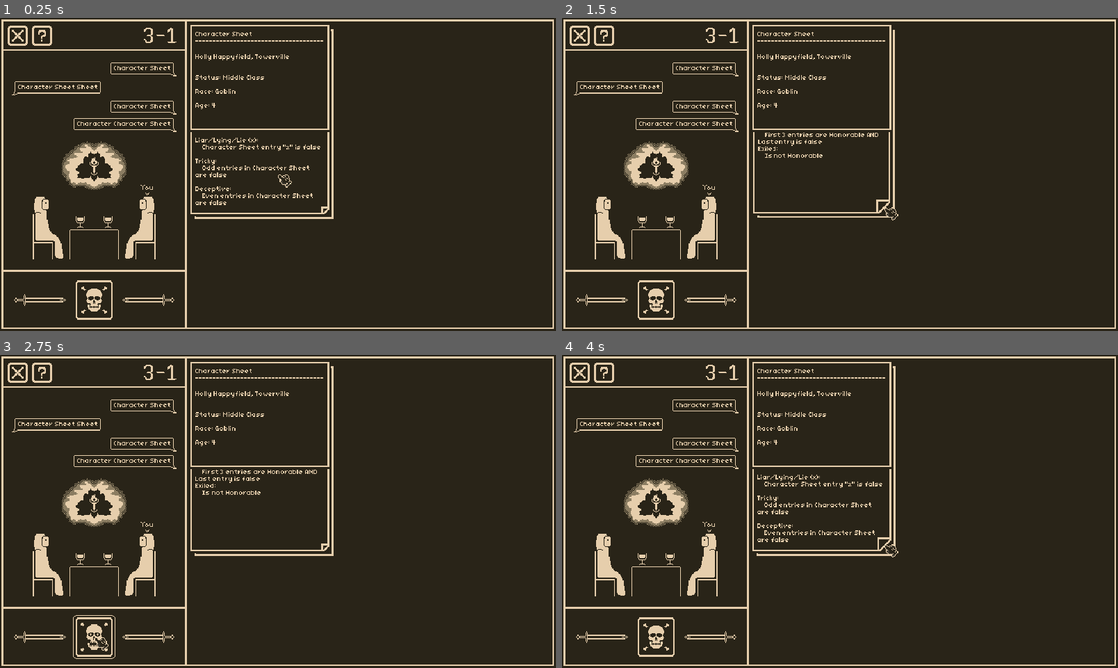
Above: before the commit, frames 1-4 (two rows, left to right).
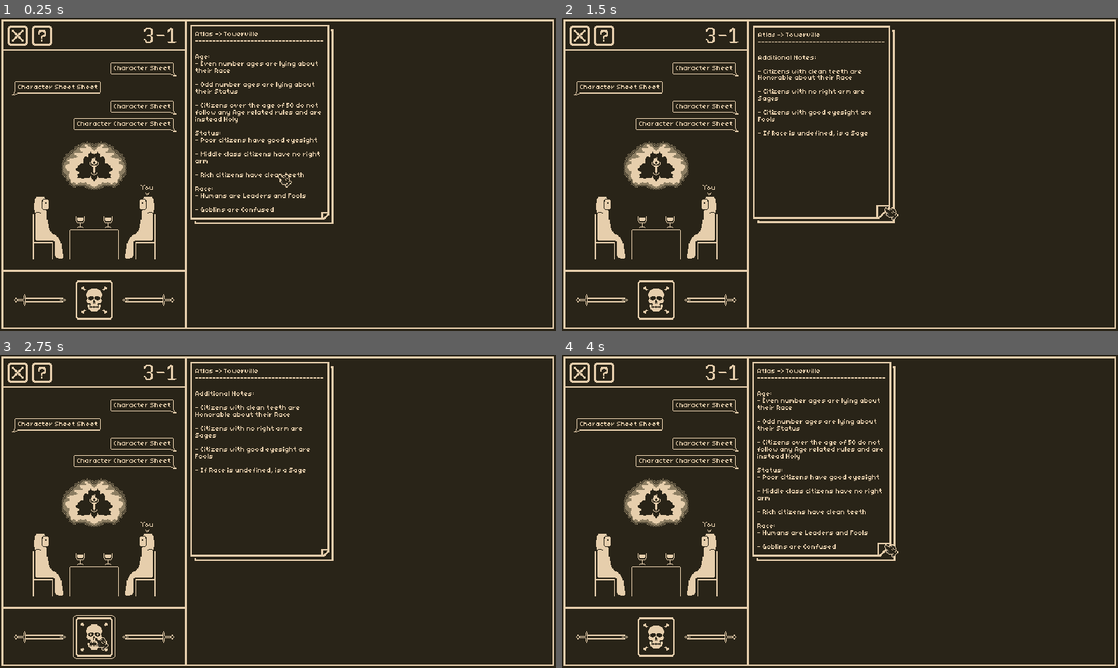
Above: after the commit, the same moments.

Repository: AdamRusv/poison-game
Game: Godot game, scene res://1_Scenes/0_Screens/gameplay.tscn
The game is run twice, just before and just after one commit, with the same random seed, the same clock (stepped at 60 frames per second) and the same inputs.
Inputs (mouse positions are in pixels of both pictures, inside the frame that each line leads up to):
- Up to frame 1 (0.25 s): no input
- Up to frame 2 (1.5 s): click (823, 118) at 0.52 s; click (884, 208) at 1.27 s
- Up to frame 3 (2.75 s): click (94, 636) at 2 s
- Up to frame 4 (4 s): click (823, 455) at 2.77 s; click (884, 545) at 3.52 s

The runs differ from the first frame. In frame 1, 2.1% of the frame differs, in the area x 34-60%, y 4-66%; in frame 2, 2.0%; in frame 3, 1.4%; in frame 4, 2.1%.

Commit message:
put in 3 characters

Diff:
--- a/1_Scenes/0_Screens/gameplay.tscn
+++ b/1_Scenes/0_Screens/gameplay.tscn
@@ -6,7 +6,8 @@
 [ext_resource type="Texture2D" uid="uid://cvg0nvvipe48r" path="res://0_Art/2_PNGs/placeholder mockup.png" id="3_82xv0"]
 [ext_resource type="Resource" uid="uid://cg41pmm52w6kn" path="res://5_Resources/0_Papers/0_Trait Sheet/main trait sheet.tres" id="4_1t528"]
 [ext_resource type="Texture2D" uid="uid://dy254ypb8l7vp" path="res://0_Art/2_PNGs/poison button-Sheet.png" id="4_gngdi"]
-[ext_resource type="Resource" uid="uid://duq3b3vrdma8c" path="res://5_Resources/0_Papers/1_Character Sheets/0_Tutorial Region/holly happyfield.tres" id="5_2syus"]
+[ext_resource type="Resource" uid="uid://jfxlcsgkgt0e" path="res://5_Resources/0_Papers/1_Character Sheets/0_Tutorial Region/loom veerie.tres" id="5_baij6"]
+[ext_resource type="Resource" uid="uid://cj55yjaxgcvqn" path="res://5_Resources/0_Papers/1_Character Sheets/0_Tutorial Region/atlas regions/towerville.tres" id="6_baij6"]
 [ext_resource type="Script" uid="uid://dsk6k5x0e30hn" path="res://2_Scripts/2_Independent/poison manager.gd" id="6_pq3d1"]
 [ext_resource type="Script" uid="uid://v10r8rve43tc" path="res://2_Scripts/2_Independent/cups manager.gd" id="7_3udmd"]
 
@@ -94,7 +95,8 @@
 script = ExtResource("2_lv7np")
 paperHolder = NodePath("Parent/Paper Holder")
 mainTraitSheet = ExtResource("4_1t528")
-characterSheet = ExtResource("5_2syus")
+characterSheet = ExtResource("5_baij6")
+atlasRegionSheet = ExtResource("6_baij6")
 
 [node name="NinePatchRect" type="NinePatchRect" parent="MarginContainer/HBoxContainer/Playmat" unique_id=331557050]
 layout_mode = 2
--- a/2_Scripts/2_Independent/paper.gd
+++ b/2_Scripts/2_Independent/paper.gd
@@ -47,6 +47,8 @@
 
 func _setup_paper(newPaperInfo : PaperInfo):
 	paperInfo = newPaperInfo
+
+	pageFlipTexture.texture = pageFlipTexture.texture.duplicate(true)
 
 	paperTitleLabel.text = paperInfo.title
 	paperInfoLabel.text = paperInfo.info[0]
--- a/2_Scripts/2_Independent/playmat manager.gd
+++ b/2_Scripts/2_Independent/playmat manager.gd
@@ -8,6 +8,7 @@
 @export_category("Delete Later (For testing)")
 @export var mainTraitSheet : PaperInfo
 @export var characterSheet : PaperInfo
+@export var atlasRegionSheet : PaperInfo
 
 var testPaperRef : PackedScene = load("res://1_Scenes/1_Objects/paper.tscn") #TODO: Make actual papers, replace variable
 
@@ -17,6 +18,7 @@
 	await get_tree().process_frame
 	_create_paper(testPaperRef, Color("4b3d44"), mainTraitSheet)
 	_create_paper(testPaperRef, Color("4b3d44"), characterSheet)
+	_create_paper(testPaperRef, Color("4b3d44"), atlasRegionSheet)
 	#_create_paper(testPaperRef, Color("4b3d44"))
 	#_create_paper(testPaperRef, Color("4b3d44"))
 
--- a/5_Resources/0_Papers/0_Trait Sheet/main trait sheet.tres
+++ b/5_Resources/0_Papers/0_Trait Sheet/main trait sheet.tres
@@ -14,6 +14,7 @@
 Confused:
 	Believes all Fools are Sages and all Sages are Fools
 
+
 Liar/Lying/Lie (x):
 	Character Sheet entry \"x\" is false
 
@@ -24,15 +25,20 @@
 	Even entries in Character Sheet are false
 ", "Holy:
 	All entries are true
+
 Split:
 	If Deceptive or Holy, is Angel
+
 Angel:
 	Will not be one of the following; Tricky, Deceptive, or a Liar
 
+
 Honorable (x):
-	If entry “x” is false, it is true
+	If entry \"x\" is false, it is true
+
 Leader:
 	First 3 entries are Honorable AND Last entry is false
+
 Exiled:
 	Is not Honorable
 "])
--- /dev/null
+++ b/5_Resources/0_Papers/1_Character Sheets/0_Tutorial Region/atlas regions/towerville.tres
@@ -0,0 +1,37 @@
+[gd_resource type="Resource" script_class="PaperInfo" format=3 uid="uid://cj55yjaxgcvqn"]
+
+[ext_resource type="Script" uid="uid://csy0x4mgdxs00" path="res://2_Scripts/3_Dependent/paperinfo.gd" id="1_k0klj"]
+
+[resource]
+script = ExtResource("1_k0klj")
+title = "Atlas -> Towerville"
+info = Array[String](["Age:
+- Even number ages are lying about their Race
+
+- Odd number ages are lying about their Status
+
+- Citizens over the age of 50 do not follow any Age related rules and are instead Holy
+
+Status:
+- Poor citizens have good eyesight
+
+- Middle class citizens have no right arm
+
+- Rich citizens have clean teeth
+
+Race:
+- Humans are Leaders and Fools
+
+- Goblins are Confused
+
+
+", "Additional Notes:
+
+- Citizens with clean teeth are Honorable about their Race
+
+- Citizens with no right arm are Sages
+
+- Citizens with good eyesight are Fools
+
+- If Race is undefined, is a Sage"])
+metadata/_custom_type_script = "uid://csy0x4mgdxs00"
--- a/5_Resources/0_Papers/1_Character Sheets/0_Tutorial Region/holly happyfield.tres
+++ b/5_Resources/0_Papers/1_Character Sheets/0_Tutorial Region/holly happyfield.tres
@@ -8,10 +8,10 @@
 info = Array[String](["Holly Happyfield, Towerville
 
 
-Status: Middle Class
+1. Status: Middle Class
 
-Race: Goblin
+2. Race: Goblin
 
-Age: 4
+3. Age: 4
 "])
 metadata/_custom_type_script = "uid://csy0x4mgdxs00"
--- /dev/null
+++ b/5_Resources/0_Papers/1_Character Sheets/0_Tutorial Region/loom veerie.tres
@@ -0,0 +1,23 @@
+[gd_resource type="Resource" script_class="PaperInfo" format=3 uid="uid://jfxlcsgkgt0e"]
+
+[ext_resource type="Script" uid="uid://csy0x4mgdxs00" path="res://2_Scripts/3_Dependent/paperinfo.gd" id="1_1gfaq"]
+
+[resource]
+script = ExtResource("1_1gfaq")
+title = "Character Sheet"
+info = Array[String](["Loom Veerie, Towerville
+
+
+1. Religious: No
+
+2. Status: Rich
+
+3. Race: Human
+
+4. Tricky
+
+5. Age: 77
+
+6. Exiled
+"])
+metadata/_custom_type_script = "uid://csy0x4mgdxs00"
--- /dev/null
+++ b/5_Resources/0_Papers/1_Character Sheets/0_Tutorial Region/tubby jones.tres
@@ -0,0 +1,21 @@
+[gd_resource type="Resource" script_class="PaperInfo" format=3 uid="uid://cb72cj3rwdid6"]
+
+[ext_resource type="Script" uid="uid://csy0x4mgdxs00" path="res://2_Scripts/3_Dependent/paperinfo.gd" id="1_8uvam"]
+
+[resource]
+script = ExtResource("1_8uvam")
+title = "Character Sheet"
+info = Array[String](["Tubby Jones, Towerville
+
+
+1. Age: 44
+
+2. Race: Goblin
+
+3. Occupation: Carpenter
+
+4. Status: Poor
+
+5. Has clean teeth
+"])
+metadata/_custom_type_script = "uid://csy0x4mgdxs00"
